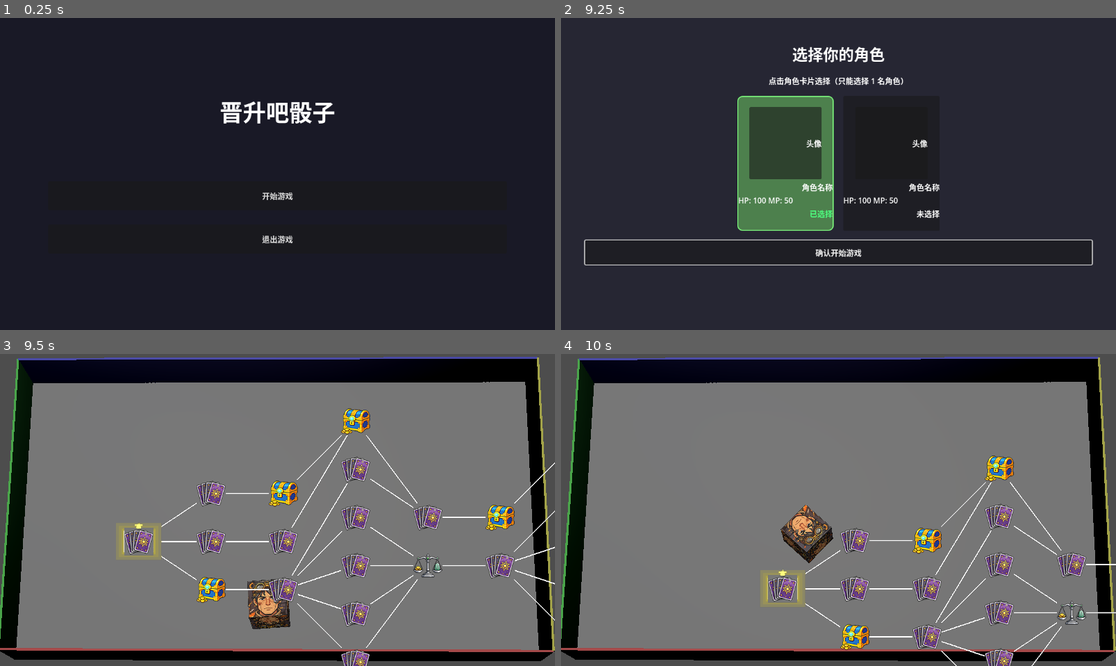
Above: before the commit, frames 1-4 (two rows, left to right).
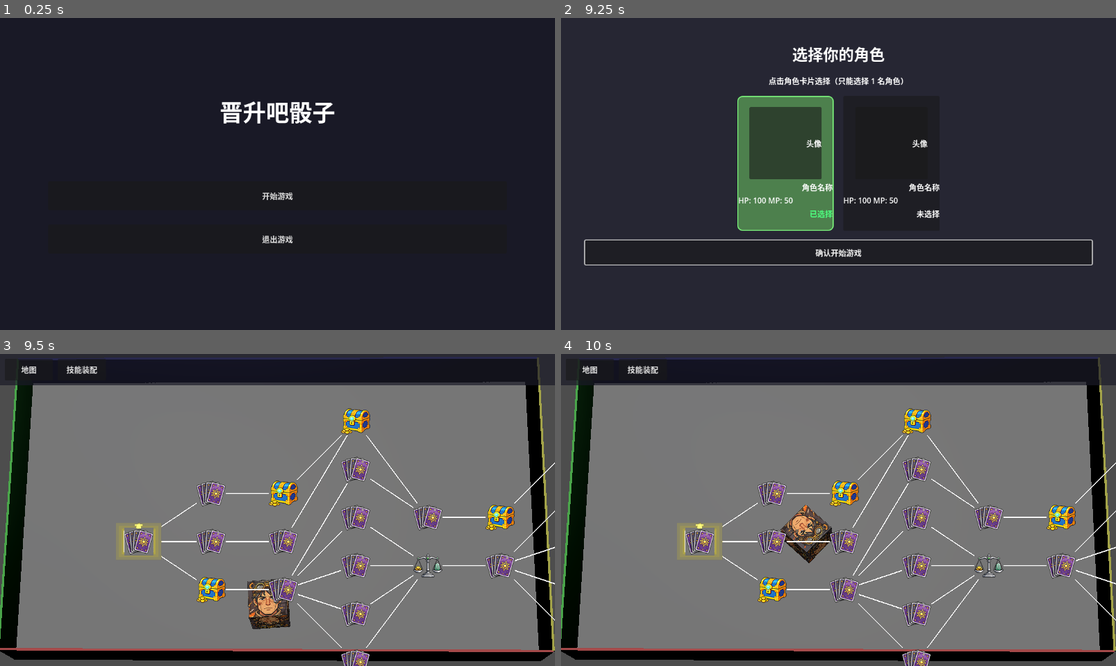
Above: after the commit, the same moments.

Repository: Beezui/trae_godot_dice
Game: Godot game, scene res://scenes/ui/title_screen/title_screen.tscn
The game is run twice, just before and just after one commit, with the same random seed, the same clock (stepped at 60 frames per second) and the same inputs.
Inputs (mouse positions are in pixels of both pictures, inside the frame that each line leads up to):
- Up to frame 1 (0.25 s): no input
- Up to frame 2 (9.25 s): click "开始游戏" at 0.5 s; click "确认开始游戏" at 1.25 s; click "确认开始游戏" at 2 s; tap Enter (ui_accept) at 2.75, 3.5, 4.25, 5, 5.75, 6.02, 6.5, 9.02 s; drag from (783, 164) to (894, 105) at 2.77 s; drag from (894, 164) to (810, 236) at 3.52 s; move the mouse to (894, 105) at 4.27 s; hold Up (ui_up) 4.28-5 s; tap 3 at 4.35 s; drag from (810, 236) to (672, 127) at 5.02 s; move the mouse to (1005, 220) at 5.77 s; hold A 5.78-6.5 s; tap 5 at 5.85 s; drag from (672, 127) to (755, 96) at 6.52 s; move the mouse to (866, 174) at 7.27 s; hold S 7.28-8 s; tap 0 at 7.35 s; click (866, 174) at 7.42 s; drag from (755, 96) to (727, 189) at 8.02 s; move the mouse to (960, 158) at 8.77 s; hold Up (ui_up) from 8.78 s (still down); tap F at 8.85 s
- Up to frame 3 (9.5 s): keep holding Up (ui_up)
- Up to frame 4 (10 s): release Up (ui_up) at 9.5 s; drag from (727, 525) to (810, 572) at 9.52 s

Frames 1-2 are identical in both runs. In frame 3, 4.6% of the frame differs, in the area x 0-100%, y 0-11%; in frame 4, 15%, in the area x 0-100%, y 0-100%.

Commit message:
feat: 添加HUD加载调试日志，修复场景文件格式

Diff:
--- a/scenes/game_main/game_main.gd
+++ b/scenes/game_main/game_main.gd
@@ -441,11 +441,15 @@
 
 ## 创建 HUD 工具栏
 func _create_hud_toolbar():
+	print("【HUD】开始创建工具栏...")
 	var hud_scene = load("res://scenes/ui/main_hud.tscn")
 	if hud_scene:
+		print("【HUD】场景加载成功")
 		hud_toolbar = hud_scene.instantiate()
 		if hud_toolbar:
+			hud_toolbar.visible = true
 			add_child(hud_toolbar)
+			print("【HUD】已添加到场景树，可见=", hud_toolbar.visible)
 			# 连接信号
 			if hud_toolbar.has_signal("on_map_toggled"):
 				hud_toolbar.on_map_toggled.connect(_toggle_map)
@@ -455,7 +459,7 @@
 		else:
 			push_error("【HUD】工具栏实例化失败")
 	else:
-		push_error("【HUD】无法加载工具栏场景")
+		push_error("【HUD】无法加载工具栏场景，路径: res://scenes/ui/main_hud.tscn")
 
 
 ## 创建技能装配 UI
--- a/scenes/ui/main_hud.tscn
+++ b/scenes/ui/main_hud.tscn
@@ -1,6 +1,6 @@
-[gd_scene load_steps=2 format=3]
+[gd_scene format=3 uid="uid://b8x9m2kq7w0pn"]
 
-[ext_resource type="Script" path="res://scripts/ui/main_hud.gd"]
+[ext_resource type="Script" path="res://scripts/ui/main_hud.gd" id="1_mainhud"]
 
 [node name="MainHUD" type="Control"]
 layout_mode = 3
@@ -9,7 +9,7 @@
 anchor_bottom = 1.0
 grow_horizontal = 2
 grow_vertical = 2
-script = ExtResource(1)
+script = ExtResource("1_mainhud")
 
 [node name="TopBarBackground" type="ColorRect" parent="."]
 layout_mode = 1
Not shown, added: scripts/ui/main_hud.gd.uid
